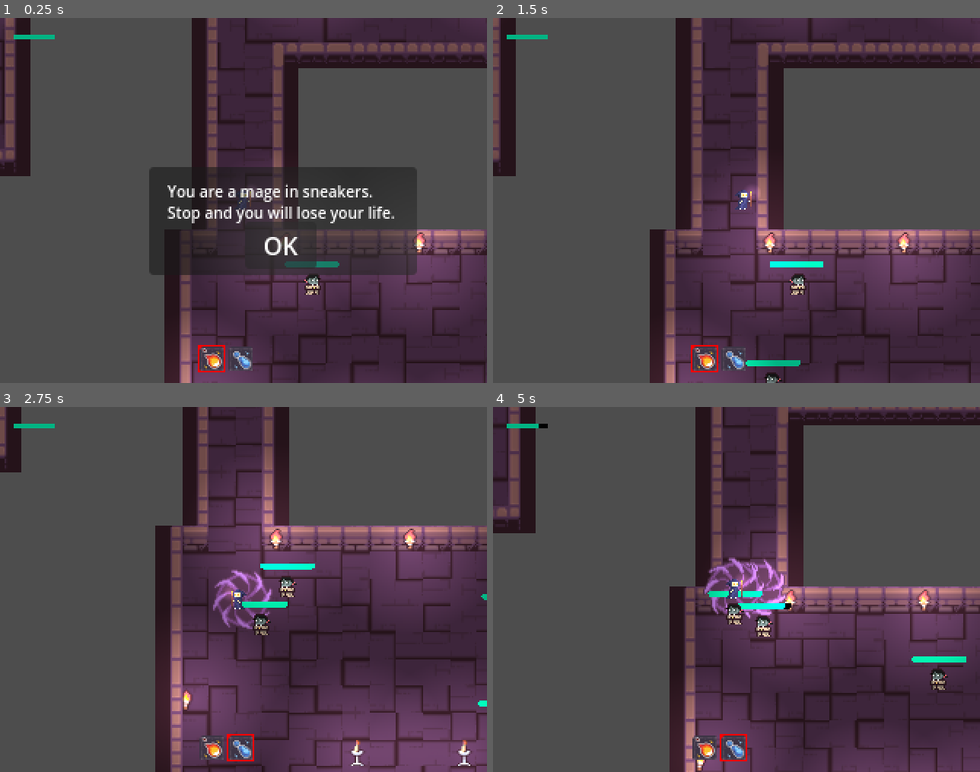
Above: before the commit, frames 1-4 (two rows, left to right).
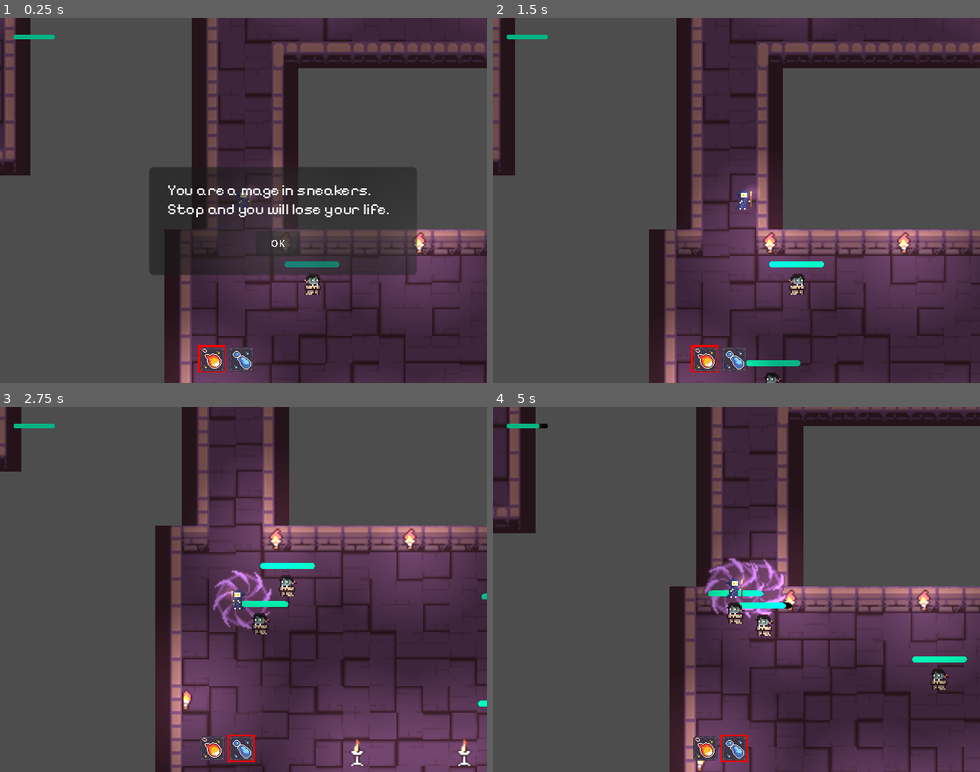
Above: after the commit, the same moments.

Repository: always-hehe-devs/top-down-game
Game: Godot game, scene res://World.tscn
Two runs of this game, one before a commit and one after it. Both use one fixed random seed, a clock stepped at 60 frames per second and the inputs below.
Inputs (mouse positions are in pixels of both pictures, inside the frame that each line leads up to):
- Up to frame 1 (0.25 s): no input
- Up to frame 2 (1.5 s): click "OK" at 0.5 s; tap Enter at 1.25 s; move the mouse to (843, 182) at 1.27 s; hold Right (ui_right) from 1.28 s (still down); tap Q (attack_1) at 1.35 s
- Up to frame 3 (2.75 s): tap Space (ui_select) at 1.52, 2.27 s; move the mouse to (146, 607) at 2.02 s; release Right (ui_right) at 2.03 s; hold Down (ui_down) from 2.03 s (still down); tap E (attack_2) at 2.1 s
- Up to frame 4 (5 s): move the mouse to (785, 509) at 2.77 s; release Down (ui_down) at 2.78 s; press the mouse at (785, 509) at 2.78 s; hold Right (ui_right) 2.78-3.53 s; move the mouse to (712, 662) at 3.52 s; release the mouse at (712, 662) at 3.53 s; hold Up (ui_up) 3.53-4.28 s; tap Q (attack_1) at 3.6 s; tap Space (ui_select) at 3.77, 4.52 s; move the mouse to (882, 644) at 4.27 s; hold Left (ui_left) from 4.28 s (still down); tap E (attack_2) at 4.35 s

The runs differ from the first frame. In frame 1, 2.8% of the frame differs, in the area x 0-100%, y 2-100%; in frame 2, 1.1%; in frame 3, 1.7%; in frame 4, 1.8%.

Commit message:
Added damage label and fixed font rendering

Diff:
--- /dev/null
+++ b/DamageLabel.gd
@@ -0,0 +1,26 @@
+extends Node2D
+
+@onready var label = $Label
+@onready var tween := create_tween()
+
+var velocity = Vector2(0,0)
+
+var gravity := Vector2(0, 980)
+
+func _init():
+	top_level = true
+
+func _ready() -> void:
+	velocity = Vector2(randi_range(-100, 100), -200)
+	tween.tween_property(self, "scale",Vector2(0,0),1.5).set_trans(Tween.TRANS_QUART)
+	tween.finished.connect(func(): queue_free())
+
+func _process(delta: float) -> void:
+	gravity= gravity*0.95
+	velocity += gravity * delta
+	global_position += velocity * delta
+
+func set_damage(amount:int):
+	if not label:
+		await ready
+	label.text = "-"+str(amount)
--- /dev/null
+++ b/DamageLabel.tscn
@@ -0,0 +1,17 @@
+[gd_scene load_steps=3 format=3 uid="uid://b6l2wx58f1els"]
+
+[ext_resource type="Script" path="res://DamageLabel.gd" id="1_i5na3"]
+[ext_resource type="FontFile" uid="uid://dd84sf3dkql73" path="res://assets/PixelifySans-Regular.ttf" id="2_3pkwc"]
+
+[node name="DamageLabel" type="Node2D"]
+script = ExtResource("1_i5na3")
+
+[node name="Label" type="Label" parent="."]
+texture_filter = 1
+offset_right = 40.0
+offset_bottom = 23.0
+scale = Vector2(0.5, 0.5)
+theme_override_colors/font_color = Color(1, 0, 0, 1)
+theme_override_constants/outline_size = 5
+theme_override_fonts/font = ExtResource("2_3pkwc")
+text = "asd"
--- a/Player.gd
+++ b/Player.gd
@@ -83,7 +83,6 @@
 		health_depletion_timer.stop()
 
 func take_damage(damage):
-	print(damage,'here')
 	health -= damage
 	Events.player_attacked.emit(health)
 
--- a/VampireMob.gd
+++ b/VampireMob.gd
@@ -64,6 +64,11 @@
 	return false
 
 func take_damage(damage):
+	var label = preload("res://DamageLabel.tscn").instantiate()
+
+	label.global_position = global_position
+	label.set_damage(damage)
+	add_child(label)
 	health -= damage
 	%ProgressBar.value = health
 	if health <= 0:
--- a/World.tscn
+++ b/World.tscn
@@ -7,6 +7,7 @@
 [ext_resource type="Script" path="res://TileMapForeground.gd" id="3_lgp75"]
 [ext_resource type="PackedScene" uid="uid://18c32k00y3tv" path="res://hud.tscn" id="4_lh2pk"]
 [ext_resource type="Script" path="res://InitPanel.gd" id="7_126fv"]
+[ext_resource type="FontFile" uid="uid://dd84sf3dkql73" path="res://assets/PixelifySans-Regular.ttf" id="8_pdimg"]
 
 [sub_resource type="NavigationPolygon" id="NavigationPolygon_5dp3j"]
 vertices = PackedVector2Array(8, 8, -8, 8, -8, -8, 8, -8)
@@ -879,11 +880,13 @@
 script = ExtResource("7_126fv")
 
 [node name="RichTextLabel" type="RichTextLabel" parent="Control/Panel"]
+texture_filter = 1
 layout_mode = 0
 offset_left = 12.0
 offset_top = 9.0
 offset_right = 165.0
-offset_bottom = 55.0
+offset_bottom = 36.0
+theme_override_fonts/normal_font = ExtResource("8_pdimg")
 theme_override_font_sizes/normal_font_size = 10
 text = "You are a mage in sneakers. Stop and you will lose your life."
 fit_content = true
@@ -892,10 +895,11 @@
 [node name="Button" type="Button" parent="Control/Panel"]
 texture_filter = 1
 layout_mode = 0
-offset_left = 63.0
-offset_top = 36.0
-offset_right = 110.0
-offset_bottom = 67.0
+offset_left = 70.0
+offset_top = 42.0
+offset_right = 99.0
+offset_bottom = 59.0
+theme_override_font_sizes/font_size = 6
 text = "OK"
 
 [connection signal="changed_attack" from="HUD" to="Player" method="_on_hud_changed_attack"]
--- a/project.godot
+++ b/project.godot
@@ -25,11 +25,15 @@
 window/size/viewport_height=240
 window/size/window_width_override=1024
 window/size/window_height_override=768
-window/stretch/mode="viewport"
+window/stretch/mode="canvas_items"
 
 [filesystem]
 
 import/blender/enabled=false
+
+[gui]
+
+theme/default_font_antialiasing=0
 
 [input]
 
Not shown: 1 places in World.tscn that only renumber resources
Binary file added: assets/PixelifySans-Regular.ttf
Not shown, added: assets/PixelifySans-Regular.ttf.import
